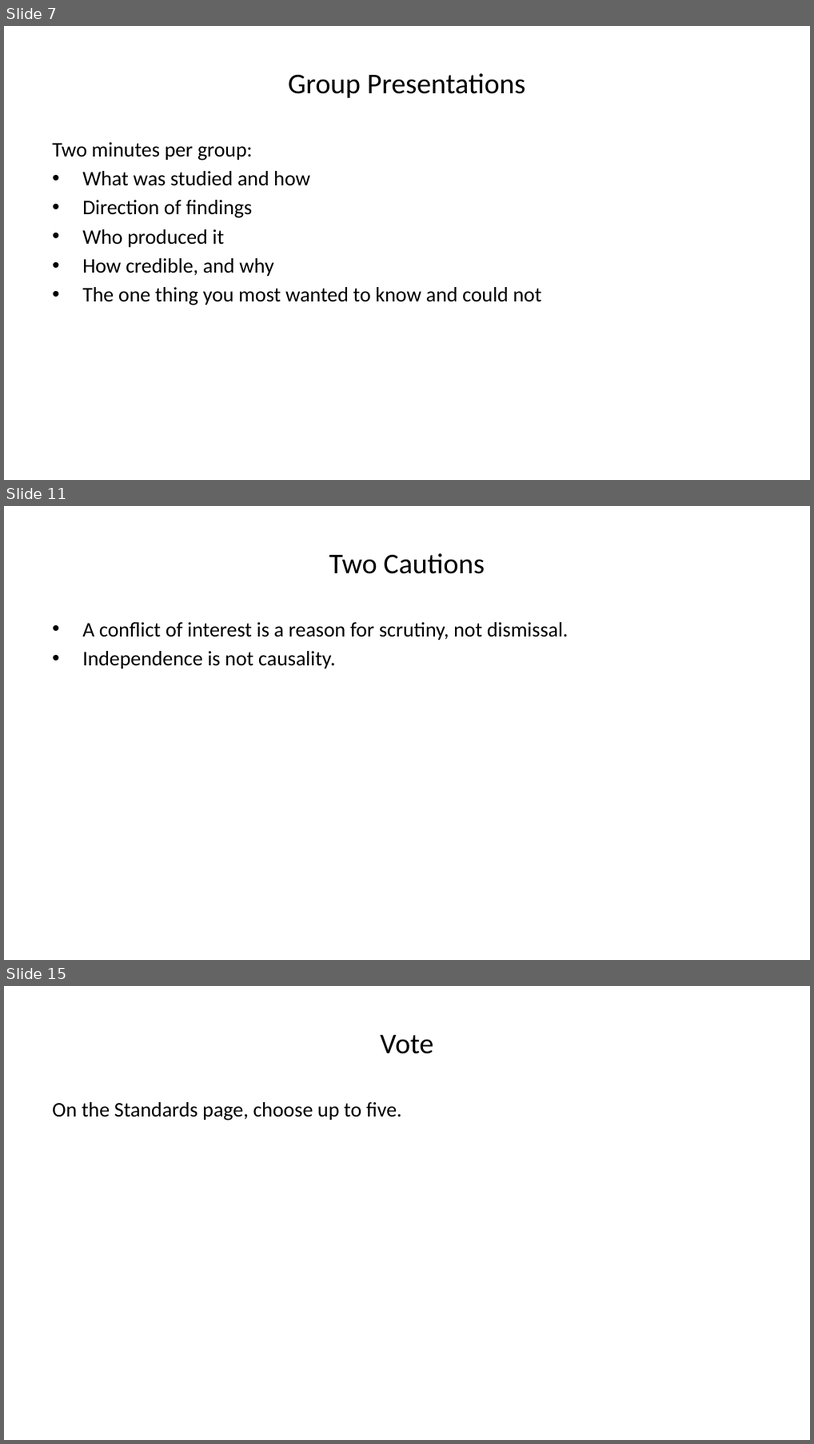
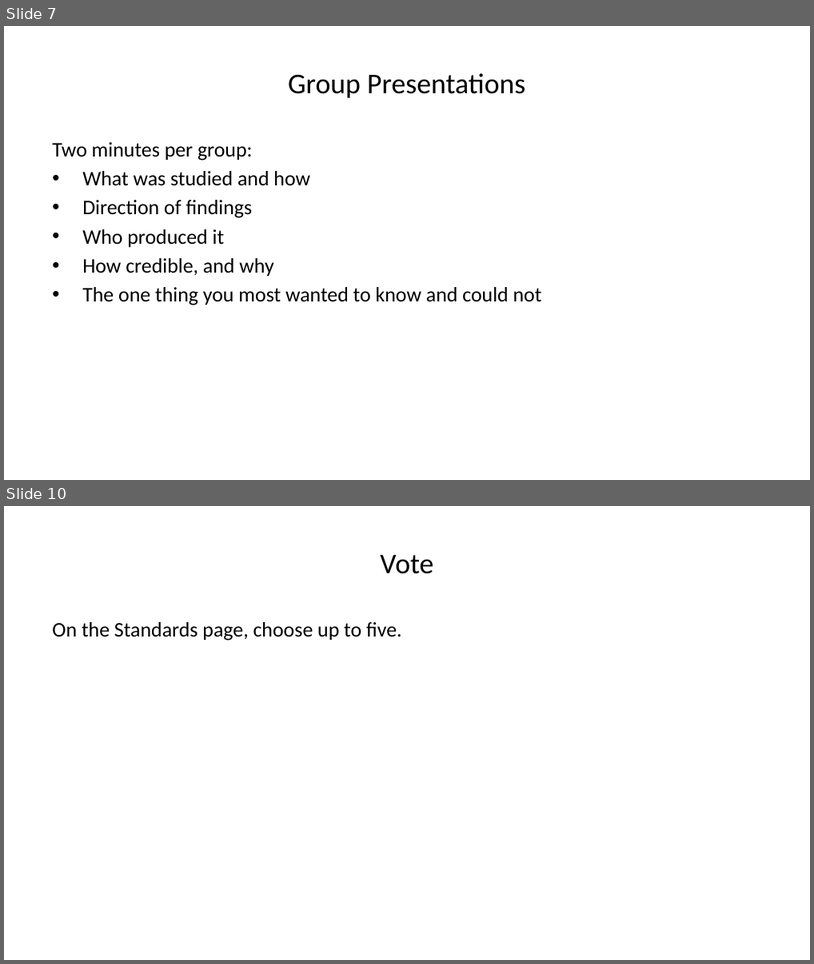
Before and after one commit to steffenerickson/edtech-evidence-lab, a slide deck: slides/output/edtech_slides_v2.pptx. Shown one above the other, each under a label of ours: slides 7, 11 and 15 before the commit, slides 7 and 10 after it; the slides between them are not shown. The pictures are 814x1444 and 814x964 pixels, drawn with LibreOffice and Linux fonts; fonts in the diff are those of the drawing. Boxes give left, top, right and bottom in pixels: in the first picture for what was removed or moved away, otherwise in the second. Text is boxed around its words. In the diff, an @@ line names an element or a change of style, - is before the commit and + after.

```diff
--- a/slides/output/edtech_slides_v2.pptx
+++ b/slides/output/edtech_slides_v2.pptx
@@ slide 11 removed at bbox=[4, 506, 810, 960], background #FFFFFF @@
@@ title removed at bbox=[330, 553, 485, 574] @@
-Two Cautions
@@ text removed at bbox=[82, 622, 568, 669] @@
-• A conflict of interest is a reason for scrutiny, not dismissal.
-• Independence is not causality.
@@ what was slide 15 is now slide 10 @@
```
Also in this commit, not shown: 4 slides changed, 1 slide added, 5 other slides removed, 10 other files.
